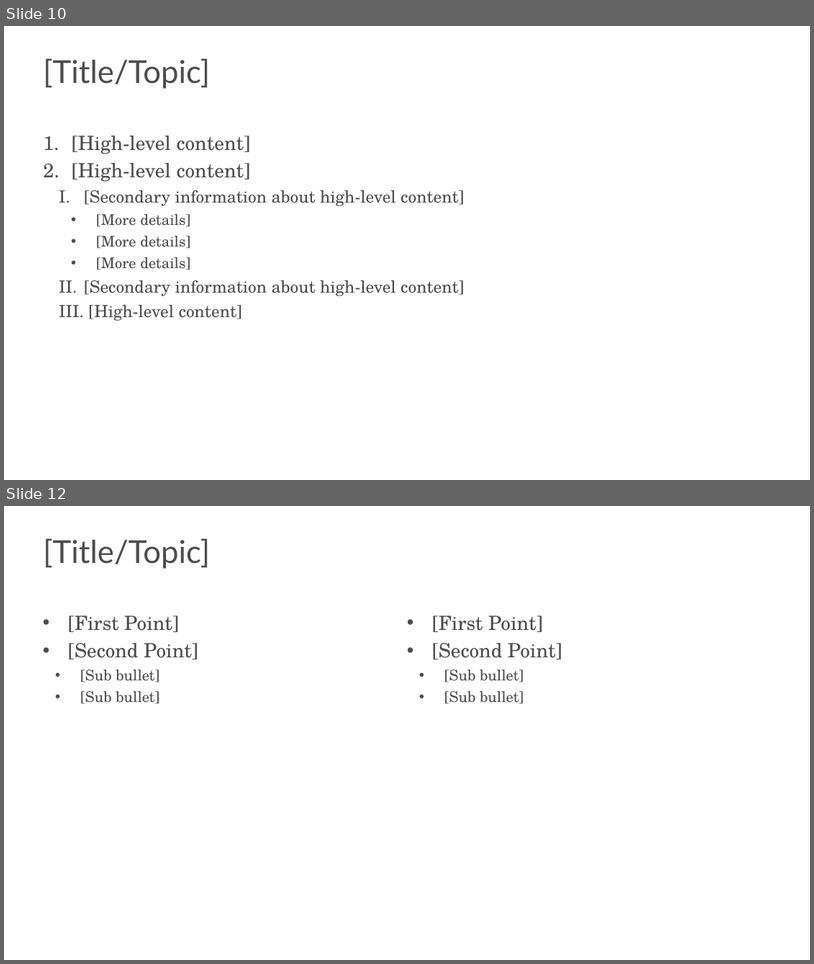
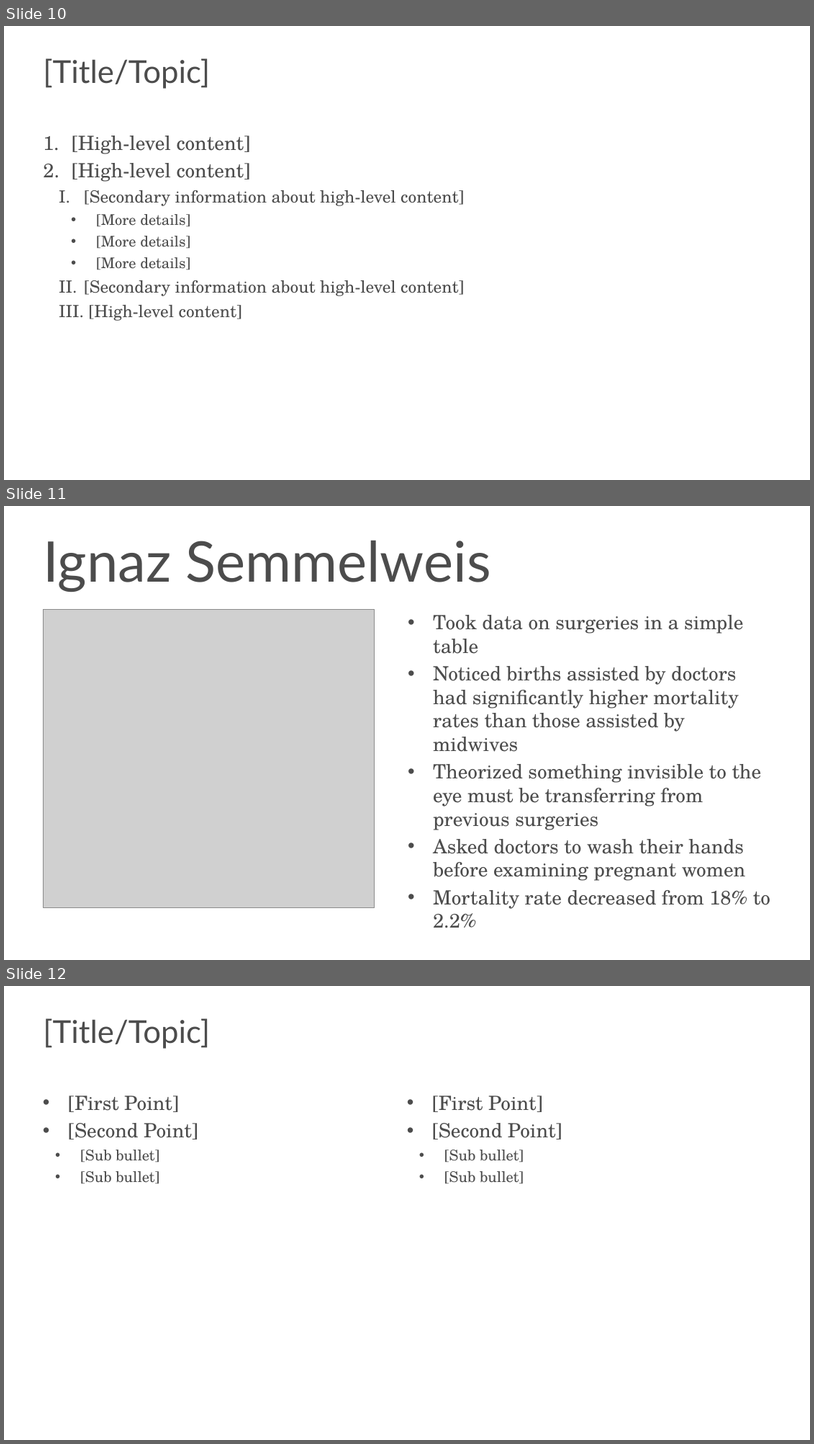
Before and after one commit to s-kyle-reed/data-lecture, a slide deck: lecture.pptx. Shown one above the other, each under a label of ours: slides 10 and 12 before the commit, slides 10, 11 and 12 after it; the slides between them are not shown. The pictures are 814x964 and 814x1444 pixels, drawn with LibreOffice and Linux fonts; fonts in the diff are those of the drawing; grey boxes stand for pictures; background and template pictures are left out. Boxes give left, top, right and bottom in pixels: in the first picture for what was removed or moved away, otherwise in the second. Text is boxed around its words. In the diff, an @@ line names an element or a change of style, - is before the commit and + after.

```diff
--- a/lecture.pptx
+++ b/lecture.pptx
@@ slide 11 added at (x1=4, y1=506, x2=810, y2=960), background #FFFFFF @@
@@ text added at (x1=43, y1=540, x2=491, y2=592), 80 pt, text #4C4C4C @@
+Ignaz Semmelweis
@@ picture added at (x1=43, y1=609, x2=374, y2=906) @@
@@ text added at (x1=433, y1=615, x2=771, y2=928), 28 pt, text #4C4C4C @@
+• Took data on surgeries in a simple table
+• Noticed births assisted by doctors had significantly higher mortality rates than those assisted by midwives
+• Theorized something invisible to the eye must be transferring from previous surgeries
+• Asked doctors to wash their hands before examining pregnant women
+• Mortality rate decreased from 18% to 2.2%
```
Also in this commit, not shown: 1 slide removed.
